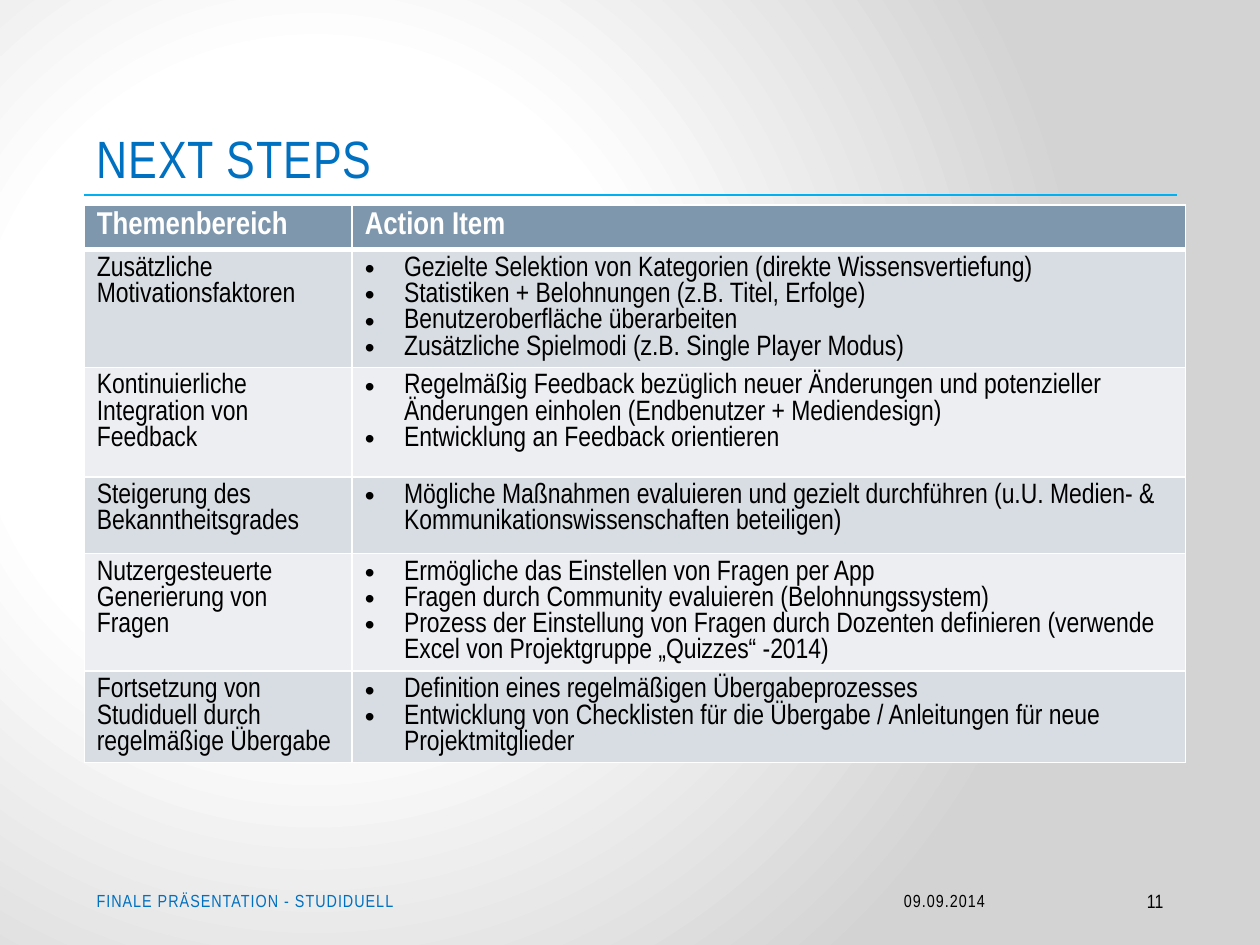
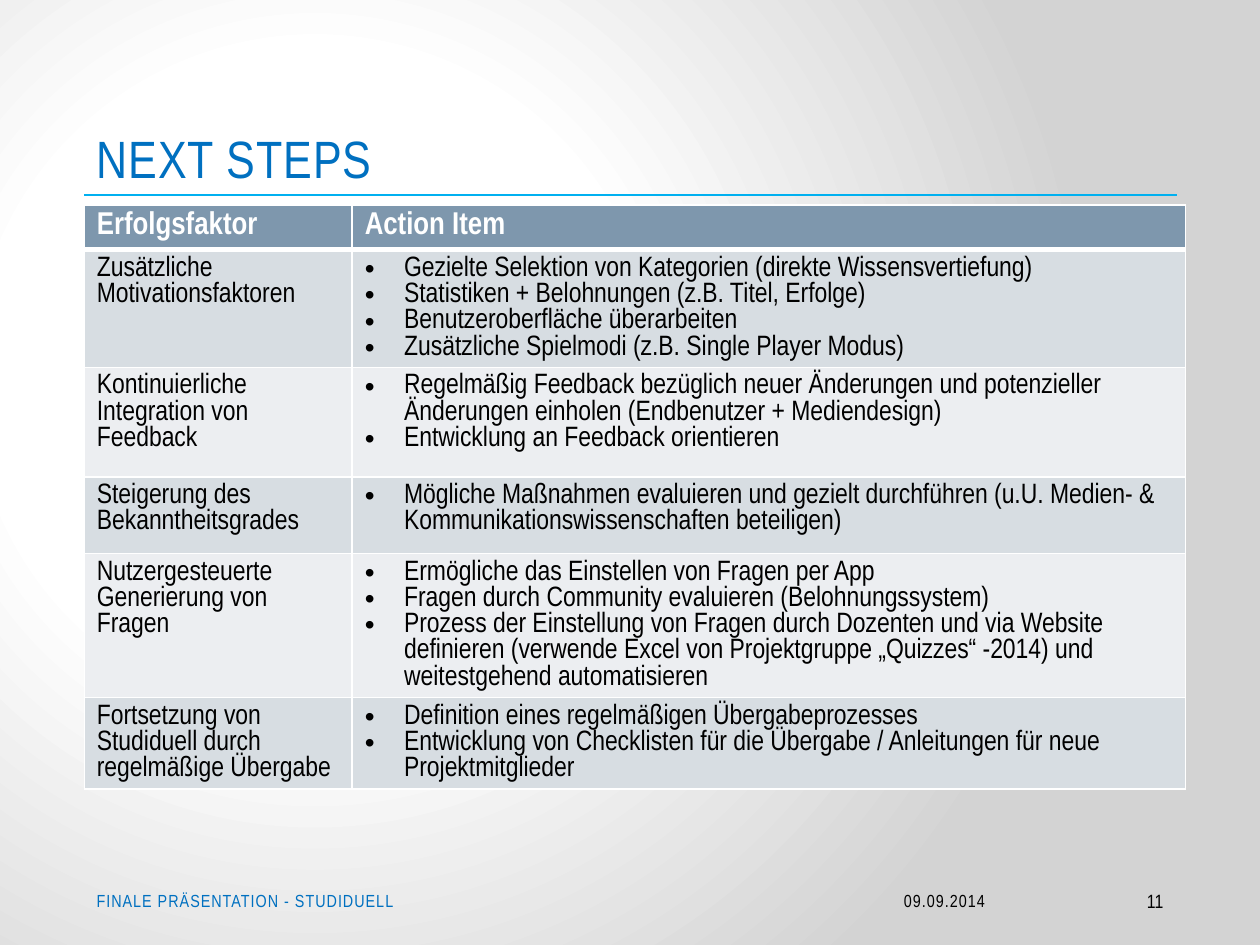
Before and after one commit to Jessi93/Quizduell, a slide deck: slide 11 of Documents/Präsentationen/2014.09.16_Finale Präsentation – Projekt Studiduell.pptx. Drawn at 1260x945 pixels with LibreOffice and Linux fonts; fonts in the diff are those of the drawing; background and template pictures are left out. Boxes give left, top, right and bottom in pixels: in the first picture for what was removed or moved away, otherwise in the second. Text is boxed around its words. In the diff, an @@ line names an element or a change of style, - is before the commit and + after.

```diff
--- a/Documents/Präsentationen/2014.09.16_Finale Präsentation – Projekt Studiduell.pptx
+++ b/Documents/Präsentationen/2014.09.16_Finale Präsentation – Projekt Studiduell.pptx
@@ table at (84,205,1186,890) @@
-row 1, column 1: Themenbereich
+row 1, column 1: Erfolgsfaktor
-row 5, column 2: Ermögliche das Einstellen von Fragen per App / Fragen durch Community evaluieren (Belohnungssystem) / Prozess der Einstellung von Fragen durch Dozenten definieren (verwende Excel von Projektgruppe „Quizzes“ -2014)
+row 5, column 2: Ermögliche das Einstellen von Fragen per App / Fragen durch Community evaluieren (Belohnungssystem) / Prozess der Einstellung von Fragen durch Dozenten und via Website definieren (verwende Excel von Projektgruppe „Quizzes“ -2014) und weitestgehend automatisieren
```
Also in this commit, not shown: 2 other slides changed.
